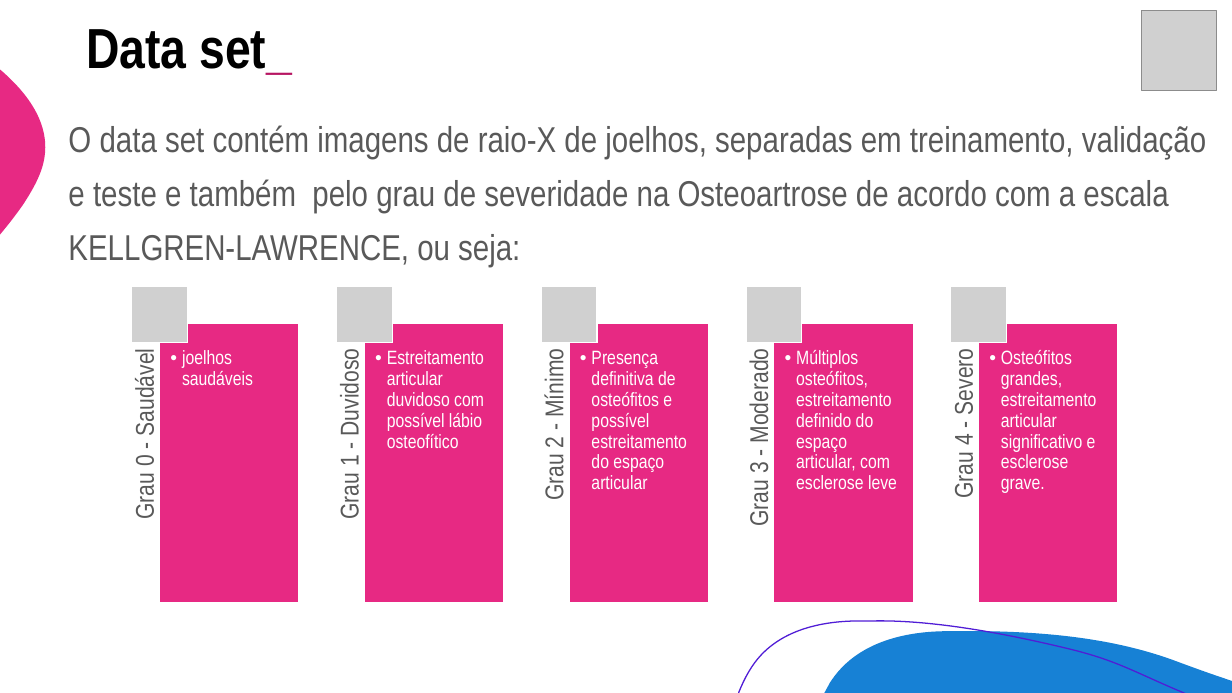
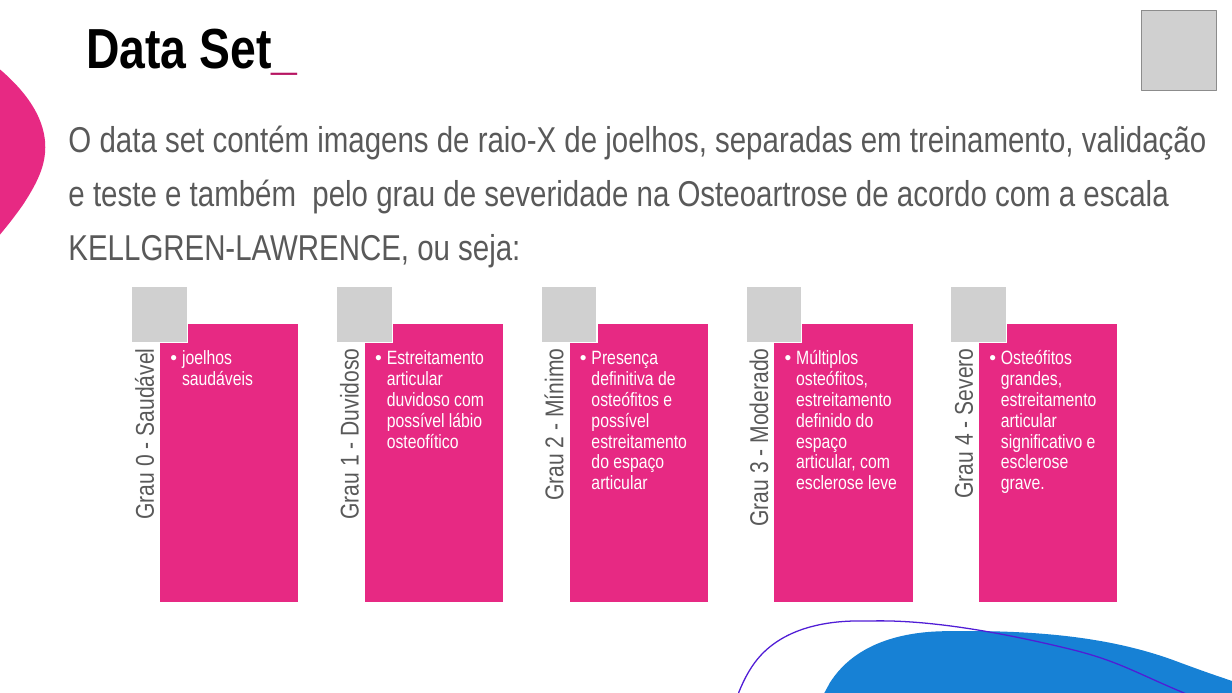
Before and after one commit to mauriciosobrinho/mdc-unicamp-final-project, a slide deck: slide 6 of ppt/Preliminar_Presentation.pptx. Drawn at 1232x693 pixels with LibreOffice and Linux fonts; fonts in the diff are those of the drawing; grey boxes stand for pictures. Boxes give left, top, right and bottom in pixels: in the first picture for what was removed or moved away, otherwise in the second. Text is boxed around its words. In the diff, an @@ line names an element or a change of style, - is before the commit and + after.

```diff
--- a/ppt/Preliminar_Presentation.pptx
+++ b/ppt/Preliminar_Presentation.pptx
@@ text at (x1=86, y1=28, x2=297, y2=75): text changed @@
-Data set_
+Data Set_
```
Also in this commit, not shown: 9 other slides changed, 3 slides added, 3 slides removed.
